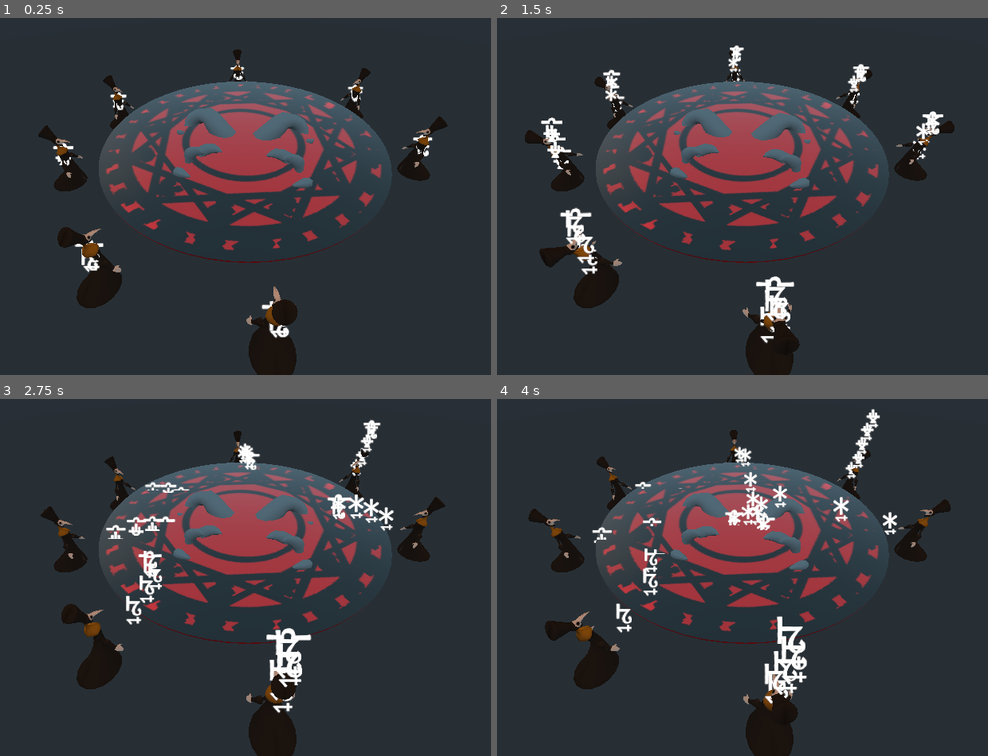
Above: before the commit, frames 1-4 (two rows, left to right).
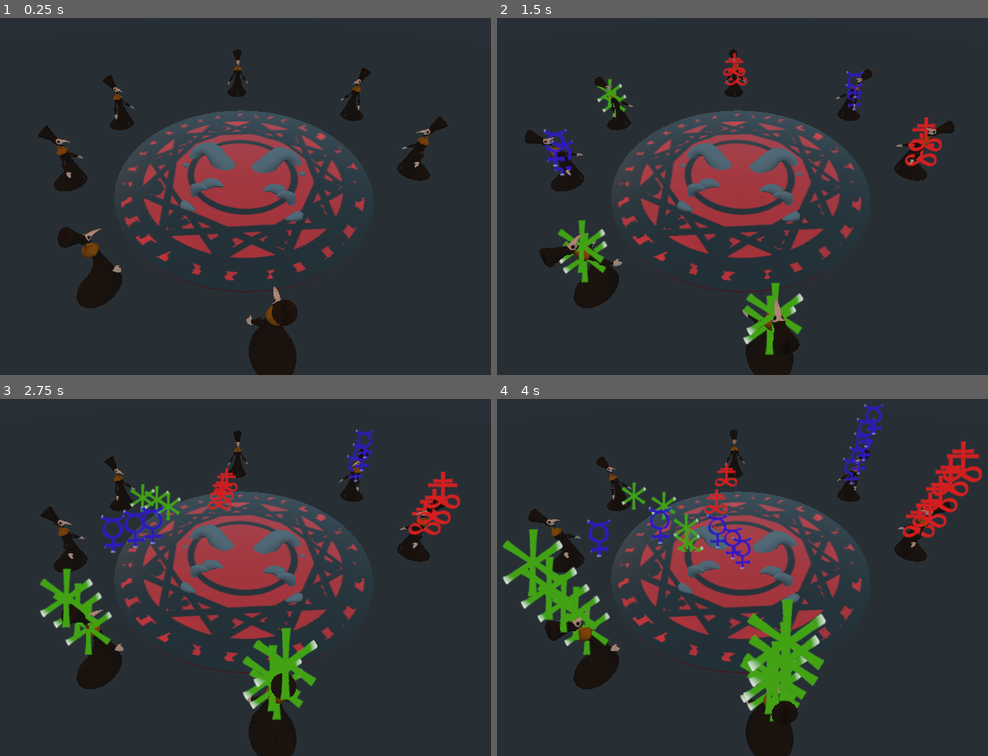
Above: after the commit, the same moments.

Repository: AbeVos/eldee47
Game: Godot game, scene res://scenes/Main.tscn
Two runs of this game, one before a commit and one after it. Both use one fixed random seed, a clock stepped at 60 frames per second and the inputs below. This scene is started directly instead of the project's main scene.
Inputs (mouse positions are in pixels of both pictures, inside the frame that each line leads up to):
- Up to frame 1 (0.25 s): no input
- Up to frame 2 (1.5 s): tap Enter (ui_accept) at 0.5, 0.77 s; move the mouse to (870, 171) at 0.52 s; click (870, 171) at 0.67 s; drag from (605, 207) to (698, 264) at 1.27 s
- Up to frame 3 (2.75 s): move the mouse to (299, 488) at 2.02 s; click (299, 488) at 2.17 s
- Up to frame 4 (4 s): drag from (698, 645) to (541, 513) at 2.77 s; move the mouse to (924, 627) at 3.52 s; click (924, 627) at 3.67 s; tap Enter (ui_accept) at 3.77 s

The runs differ from the first frame. In frame 1, 15% of the frame differs, in the area x 10-89%, y 13-90%; in frame 2, 18%; in frame 3, 19%; in frame 4, 23%, in the area x 1-99%, y 1-91%.

Commit message:
Fix mechanics

Diff:
--- a/game/materials/NoteParticle.tres
+++ b/game/materials/NoteParticle.tres
@@ -1,6 +1,6 @@
 [gd_resource type="SpatialMaterial" load_steps=2 format=2]
 
-[ext_resource path="res://sprites/Artboard 1.png" type="Texture" id=1]
+[ext_resource path="res://sprites/Artboard 2.png" type="Texture" id=1]
 
 [resource]
 flags_transparent = true
@@ -8,3 +8,4 @@
 params_billboard_mode = 1
 albedo_texture = ExtResource( 1 )
 uv1_scale = Vector3( 0.125, 0.333, 1 )
+uv1_offset = Vector3( 0.125, 0, 0 )
--- a/game/scenes/Choir.tscn
+++ b/game/scenes/Choir.tscn
@@ -31,41 +31,41 @@
 
 [node name="Cultist_0" parent="Cultists" instance=ExtResource( 2 )]
 transform = Transform( 0.890444, 0, -0.455094, 0, 1, 0, 0.455094, 0, 0.890444, 3.57752, -4.76837e-07, -5.81494 )
-central_note = "A6"
+runes = [ "A.", "A-", "A*" ]
 
 [node name="Cultist_1" parent="Cultists" instance=ExtResource( 2 )]
 transform = Transform( 0.88537, 0, 0.464889, 0, 1, 0, -0.464889, 0, 0.88537, -3.62161, 0.00579929, -6.07265 )
 index = 1
+runes = [ "B.", "B-", "B*" ]
 vocals = [ ExtResource( 11 ), ExtResource( 12 ), ExtResource( 23 ) ]
 
 [node name="Cultist_2" parent="Cultists" instance=ExtResource( 2 )]
 transform = Transform( 0.534219, 0, 0.845346, 0, 1, 0, -0.845346, 0, 0.534219, -6.74214, 0, -2.75376 )
-central_note = "C5"
 index = 2
+runes = [ "C.", "C-", "C*" ]
 vocals = [ ExtResource( 13 ), ExtResource( 10 ), ExtResource( 15 ) ]
 
 [node name="Cultist_3" parent="Cultists" instance=ExtResource( 2 )]
 transform = Transform( -0.882357, 0, 0.47058, 0, 1, 0, -0.47058, 0, -0.882357, -3.70438, 0, 6.61486 )
-central_note = "E5"
 index = 3
 vocals = [ ExtResource( 14 ), ExtResource( 18 ), ExtResource( 9 ) ]
 
 [node name="Cultist_4" parent="Cultists" instance=ExtResource( 2 )]
 transform = Transform( -0.560089, 0, -0.828432, 0, 1, 0, 0.828432, 0, -0.560089, 5.68674, -4.76837e-07, 4.64708 )
-central_note = "A5"
 index = 4
+runes = [ "C.", "A-", "B*" ]
 vocals = [ ExtResource( 17 ), ExtResource( 26 ), ExtResource( 20 ) ]
 
 [node name="Cultist_5" parent="Cultists" instance=ExtResource( 2 )]
 transform = Transform( -0.020942, 0, -0.99978, 0, 1, 0, 0.99978, 0, -0.020942, 7.33161, -4.76837e-07, 0.0125455 )
-central_note = "C6"
 index = 5
+runes = [ "B.", "C-", "A*" ]
 vocals = [ ExtResource( 25 ), ExtResource( 21 ), ExtResource( 24 ) ]
 
 [node name="Cultist_6" parent="Cultists" instance=ExtResource( 2 )]
 transform = Transform( -0.361218, 0, 0.932481, 0, 1, 0, -0.932481, 0, -0.361218, -6.84985, -4.76837e-07, 2.49097 )
-central_note = "E6"
 index = 6
+runes = [ "C.", "B-", "A*" ]
 vocals = [ ExtResource( 22 ), ExtResource( 16 ), ExtResource( 19 ) ]
 
 [node name="Metronome" type="Timer" parent="."]
--- a/game/scenes/Cultist.tscn
+++ b/game/scenes/Cultist.tscn
@@ -52,6 +52,7 @@
 curve = SubResource( 2 )
 
 [node name="Note" parent="NotePath" instance=ExtResource( 6 )]
+visible = false
 
 [node name="Hat" type="MeshInstance" parent="."]
 transform = Transform( 0.259723, 0, 0, 0, 0.259723, 0, 0, 0, 0.259723, 0.00508595, 1.36917, 0.0019474 )
--- a/game/scenes/Main.tscn
+++ b/game/scenes/Main.tscn
@@ -14,13 +14,13 @@
 autostart = true
 
 [node name="Monster" parent="." instance=ExtResource( 1 )]
-transform = Transform( -0.642787, 0, -0.766045, 0, 1, 0, 0.766045, 0, -0.642787, 0, 0, 0 )
+transform = Transform( -0.642787, 0, -0.766045, 0, 1, 0, 0.766045, 0, -0.642787, 0, -1.90393, 0 )
 
 [node name="Camera" type="Camera" parent="."]
 transform = Transform( 0.83504, 0.389042, -0.389042, 0, 0.707107, 0.707107, 0.550189, -0.590462, 0.590463, -5.7497, 6.74, 7.97318 )
 
 [node name="Bloodpool" type="CSGMesh" parent="."]
-transform = Transform( 6, 0, 0, 0, 0.032, 0, 0, 0, 6, 0, 0, 0 )
+transform = Transform( 6, 0, 0, 0, 0.032, 0, 0, 0, 6, 0, -1.90393, 0 )
 mesh = SubResource( 1 )
 material = ExtResource( 2 )
 
--- a/game/scenes/Note.tscn
+++ b/game/scenes/Note.tscn
@@ -1,15 +1,7 @@
-[gd_scene load_steps=5 format=2]
+[gd_scene load_steps=3 format=2]
 
 [ext_resource path="res://scenes/NoteParticle.tscn" type="PackedScene" id=1]
 [ext_resource path="res://scripts/Note.gd" type="Script" id=2]
-
-[sub_resource type="ParticlesMaterial" id=3]
-direction = Vector3( 0, 0, 0 )
-gravity = Vector3( 0, 0, 0 )
-scale = 1.2
-scale_random = 1.0
-
-[sub_resource type="QuadMesh" id=4]
 
 [node name="Note" type="PathFollow"]
 rotation_mode = 4
@@ -24,8 +16,3 @@
 frequency = 4
 
 [node name="NoteParticle" parent="." instance=ExtResource( 1 )]
-transform = Transform( 0.5, 0, 0, 0, 0.5, 0, 0, 0, 0.5, 0, 0, 0 )
-amount = 4
-visibility_aabb = AABB( -1, -1, -1, 2, 2, 2 )
-process_material = SubResource( 3 )
-draw_pass_1 = SubResource( 4 )
--- a/game/scenes/NoteParticle.tscn
+++ b/game/scenes/NoteParticle.tscn
@@ -1,25 +1,15 @@
-[gd_scene load_steps=6 format=2]
+[gd_scene load_steps=4 format=2]
 
 [ext_resource path="res://materials/NoteParticle.tres" type="Material" id=1]
 
-[sub_resource type="Curve" id=1]
-_data = [ Vector2( 0, 0.874233 ), 0.0, 0.768916, 0, 0, Vector2( 1, 0.898773 ), -0.7522, 0.0, 0, 0 ]
-
-[sub_resource type="CurveTexture" id=2]
-curve = SubResource( 1 )
-
-[sub_resource type="ParticlesMaterial" id=3]
-direction = Vector3( 0, 0, 0 )
+[sub_resource type="ParticlesMaterial" id=5]
 gravity = Vector3( 0, 0, 0 )
-scale = 1.2
-scale_random = 1.0
-scale_curve = SubResource( 2 )
 
 [sub_resource type="QuadMesh" id=4]
+size = Vector2( 2, 2 )
 
 [node name="NoteParticle" type="Particles"]
-transform = Transform( 1, 0, 0, 0, 1, 0, 0, 0, 1, -0.00785965, 0.0152498, -0.00301075 )
 material_override = ExtResource( 1 )
 amount = 1
-process_material = SubResource( 3 )
+process_material = SubResource( 5 )
 draw_pass_1 = SubResource( 4 )
--- a/game/scripts/Choir.gd
+++ b/game/scripts/Choir.gd
@@ -5,9 +5,9 @@
 const CultistResource = preload("res://scenes/Cultist.tscn")
 
 export var groups = {
-    0: ["A4", "C5", "B4"],
-    1: ["A5", "G5", "E6"],
-    2: ["A6", "A5", "A4"],
+    0: ["A*", "A-", "A."],
+    1: ["B*", "B-", "B."],
+    2: ["C*", "C-", "C."],
 }
 
 var cultist_selection = null
@@ -25,7 +25,7 @@
     var symbols = []
 
     for cultist in $Cultists.get_children():
-        symbols.append(cultist.get_note())
+        symbols.append(cultist.get_rune())
 
     # Assign symbols to groups.
     var assignments = assign_symbols(symbols)
--- a/game/scripts/Cultist.gd
+++ b/game/scripts/Cultist.gd
@@ -1,8 +1,7 @@
 extends Spatial
 
-export(String) var central_note = "A4"
-
-export(int) var index
+export(int) var index  # Cultist's index for the Choir.
+export(Array, String) var runes = ["A.", "B-", "C*"]
 export(Array, AudioStream) var vocals = []
 export var low_sound = -10.0
 export var high_sound = 10.0
@@ -12,9 +11,9 @@
 signal grab(cultist)
 signal release(cultist)
 
-var note_scene = preload("res://scenes/Note.tscn")
+var rune_scene = preload("res://scenes/Note.tscn")
 var current_pitch
-var current_note
+var current_rune
 var uv_offset = Vector3(0, 0, 0)
 var viewport
 var camera
@@ -33,7 +32,8 @@
     $Cultist_model/Skeleton/MOD_Cultist.material_override = mat
 
     current_pitch = null
-    current_note = null
+    current_rune = null
+    # self.sing(1)
 
     assert(len(vocals) == 3)
 
@@ -46,9 +46,9 @@
     # Make sure the note symbols float upwards.
     set_symbol_target(null)
 
-    var note_inst = note_scene.instance()
-    $NotePath.add_child(note_inst)
-    note_inst.set_note(central_note)
+    # var rune_inst = rune_scene.instance()
+    # rune_inst.set_rune(runes[1])
+    # $NotePath.add_child(rune_inst)
 
     viewport = get_viewport()
     camera = viewport.get_camera()
@@ -127,9 +127,9 @@
 # Signals #
 ###########
 func _on_NoteTimer_timeout():
-    var note_inst = note_scene.instance()
-    $NotePath.add_child(note_inst)
-    note_inst.set_note(current_note)
+    var rune_inst = rune_scene.instance()
+    $NotePath.add_child(rune_inst)
+    rune_inst.set_rune(current_rune)
 
 
 func _on_Area_mouse_entered():
@@ -223,8 +223,8 @@
     return screen_top - screen_pos
 
 
-func get_note():
-    return current_note
+func get_rune():
+    return current_rune
 
 
 # func lerp(a, b, t):
@@ -232,7 +232,7 @@
 
 
 func sing(pitch):
-    print(pitch)
+    # pitch = 2 - pitch
     # Change pitch.
     # $Tones/Voice_1.pitch_scale = Globals.PITCH_SCALES[pitch]
     if current_pitch != null:
@@ -240,24 +240,10 @@
 
     $Voices.get_children()[pitch].play(SceneChanger.get_music_progress())
 
-    # TODO: Shift pitch?
-
-    var note_idx = Globals.NOTES.keys().find(central_note);
-    assert(note_idx >= 0)
-
-    # Collect the notes based on semitone distance from the central note.
-    var notes = [
-        Globals.NOTES.keys()[note_idx - Globals.SEMITONES],
-        central_note,
-        Globals.NOTES.keys()[note_idx + Globals.SEMITONES],
-    ]
-
     current_pitch = pitch
-    current_note = notes[pitch]
-
-    # var note_inst = note_scene.instance()
-    # $NotePath.add_child(note_inst)
-    # note_inst.set_note(notes[pitch])
+    current_rune = runes[pitch]
+
+    print(current_pitch, current_rune)
 
 
 func set_selected(active):
--- a/game/scripts/Globals.gd
+++ b/game/scripts/Globals.gd
@@ -3,42 +3,16 @@
 const SEMITONES = 5  # Stepsize in semitones between adjacent notes.
 
 # A collection of all the notes that can be played and those in between.
-const NOTES = {
-    "E4": 0,
-    "F4": null,
-    "F#4": null,
-    "G4": 1,
-    "G#4": null,
-    "A4": 2,
-    "A#4": null,
-    "B4": 3,
-    "C5": 4,
-    "C#5": null,
-    "D5": 5,
-    "D#5": null,
-    "E5": 8,
-    "F5": 6,
-    "F#5": null,
-    "G5": 9,
-    "G#5": null,
-    "A5": 10,
-    "A#5": null,
-    "B5": 11,
-    "C6": 12,
-    "C#6": null,
-    "D6": 13,
-    "D#6": null,
-    "E6": 16,
-    "F6": 14,
-    "F#6": null,
-    "G6": null,
-    "G#6": null,
-    "A6": 18,
-    "A#": null,
-    "B6": null,
-    "C7": null,
-    "C#7": null,
-    "D7": 21,
+const RUNES = {
+    "A*": 1,
+    "A-": 9,
+    "A.": 17,
+    "B*": 2,
+    "B-": 10,
+    "B.": 18,
+    "C*": 6,
+    "C-": 14,
+    "C.": 22,
 }
 
 # Relative pitch scales.
--- a/game/scripts/Note.gd
+++ b/game/scripts/Note.gd
@@ -8,7 +8,7 @@
 export(int) var frequency = 1
 
 var random_offset
-var current_note
+var current_rune
 var material
 
 func _ready():
@@ -28,16 +28,18 @@
     v_offset = altitude * sin(2 * frequency * PI * unit_offset + random_offset)
 
 
-func set_note(note):
-    current_note = note
-    var index = Globals.NOTES[note]
+func set_rune(rune):
+    current_rune = rune
+    var index = Globals.RUNES[rune]
 
     # Change note sprite.
+    var row = int(index / NOTE_GRID_COLS)
     var col = index % NOTE_GRID_COLS
-    var row = (index - col) / NOTE_GRID_ROWS
+    # var row = (index - col) / NOTE_GRID_ROWS
 
     var u = float(col) / NOTE_GRID_COLS
     var v = float(row) / NOTE_GRID_ROWS
+    print(u, v)
     var uv_offset = Vector3(u, v, 0)
     # print("(%s,%s)" % [row, col], "%s: %s" % [note, index], uv_offset)
 
Binary file added: game/sprites/Artboard 2.png
Not shown, added: game/sprites/Artboard 2.png.import
